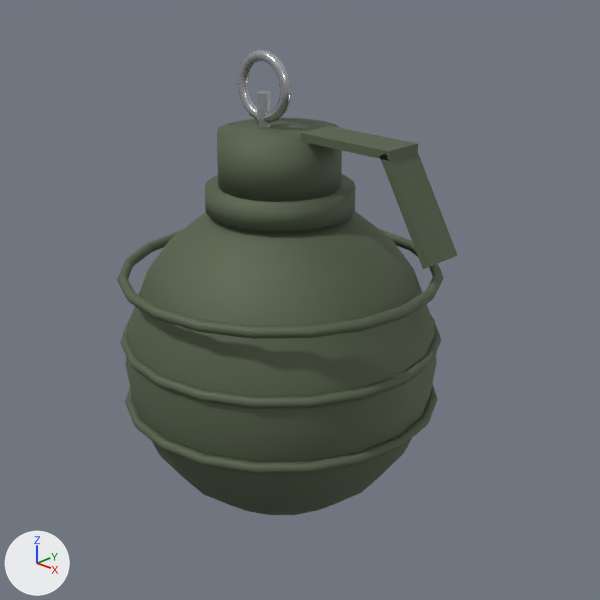
Before and after pictures for a commit that changed the Blender file weapons_model.blend/frag_grenade.blend.
Rendered twice from the file's camera 'PreviewCam'. The lights are fixed; the arrows at lower left show +X, +Y and +Z. The picture after the commit comes second.

Objects in the first picture: 'Body', 'Fuze', 'Groove_0', 'Groove_1', 'Groove_2', 'Lever_Side', 'Lever_Top', 'Neck', 'PinRing' and 1 more.
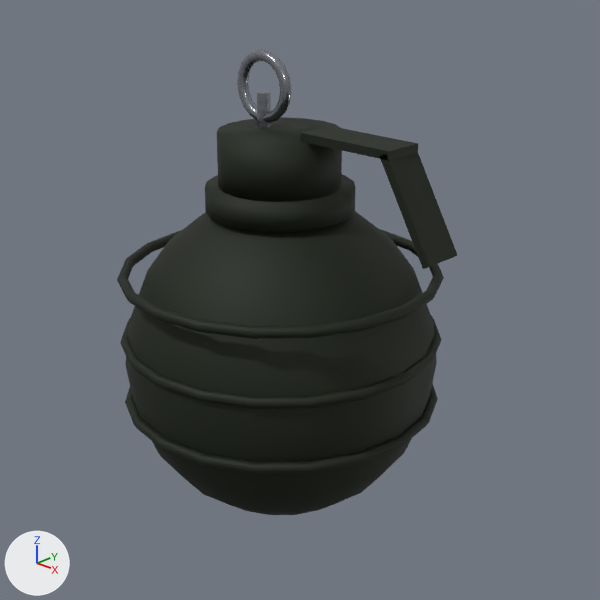
What differs and where, as boxes [x1, y1, x2, y2] in the pictures (600 x 600 px):
'Body', surface changed (darker): [125, 211, 437, 515] in both
'Fuze', surface changed (darker): [217, 117, 342, 202] in both
'Groove_2', surface changed: [117, 229, 444, 339] in both
'Neck', surface changed (darker): [205, 174, 356, 232] in both
'Lever_Side', surface changed (greyish green to black): [380, 152, 457, 269] in both
'Groove_1', surface changed: [120, 316, 442, 409] in both
'Groove_0', surface changed: [125, 383, 438, 474] in both
'Lever_Top', surface changed (greyish green to black): [301, 126, 418, 161] in both

What changed in the scene script:
```text
Add img_grenade_body_color_png:
    img_grenade_body_color_png = load_image('grenade_body_color.png', '../Assets/materials/grenade_body_color.png', 256, 256, 'sRGB')
Change mat_grenade_body:
    remove mat_grenade_body.base_color = (0.105, 0.135, 0.08)  # greyish green #5b6750
    add mat_grenade_body.texture = img_grenade_body_color_png
```
